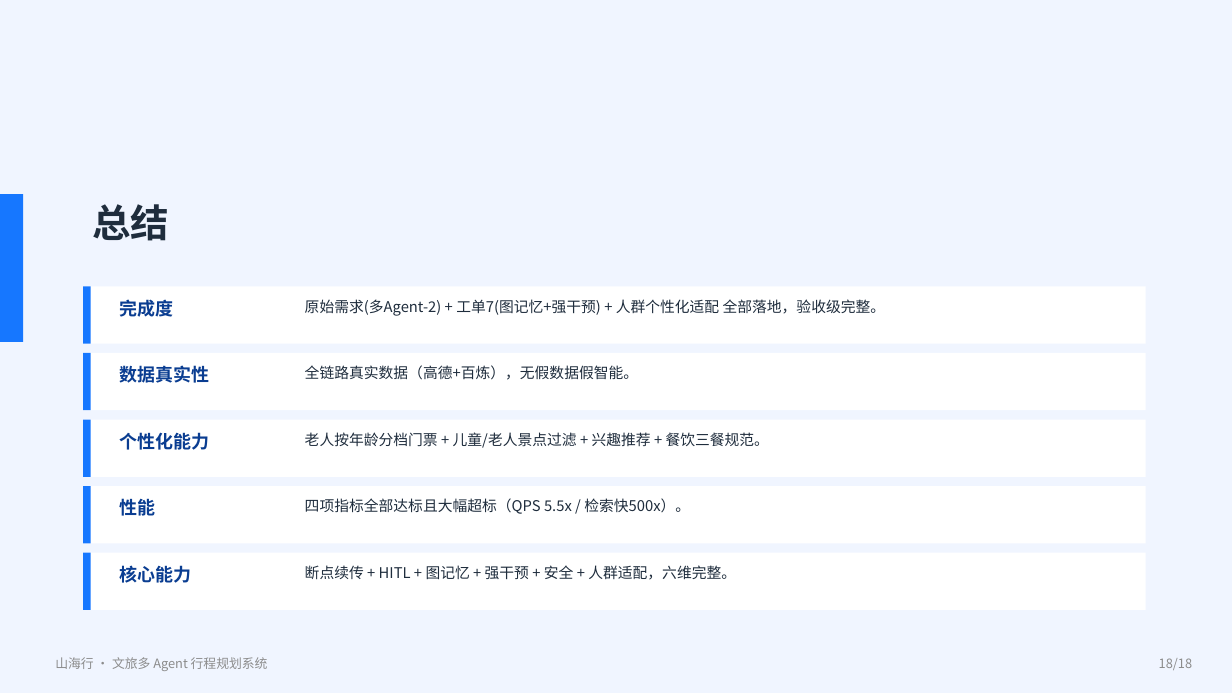
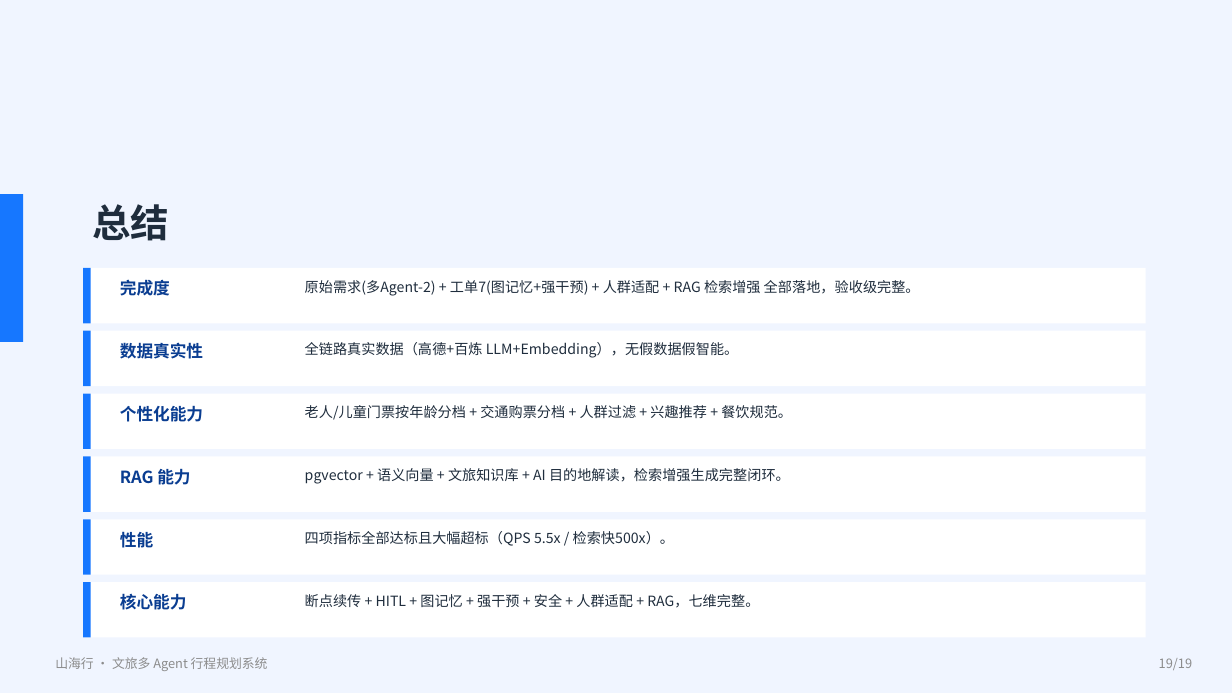
Before and after one commit to 1111776/wenlv, a slide deck: slide 19 of docs/项目讲解.pptx (slide 18 before the commit). Drawn at 1232x693 pixels with LibreOffice and Linux fonts; fonts in the diff are those of the drawing. Boxes give left, top, right and bottom in pixels: in the first picture for what was removed or moved away, otherwise in the second. Text is boxed around its words. In the diff, an @@ line names an element or a change of style, - is before the commit and + after.

Commit message:
docs: 项目讲解/架构图/PPT 全面更新至 v3.1，补充 RAG 与人群适配
- 项目讲解：新增 9 章(人群适配/RAG)、21 条需求、9 难点、11 张表、7 页面、7 场景
- 架构图详解：新增人群适配链路、RAG 检索链路两章，数据层加 pgvector、知识库
- PPT 19 页：新增 RAG 检索增强生成专页，痛点/架构/数据/流程/测试/决策/总结全部更新

```diff
--- a/docs/项目讲解.pptx
+++ b/docs/项目讲解.pptx
@@ text at (305,280,920,296): text changed; size 11.5 to 11 pt @@
-原始需求(多Agent-2) + 工单7(图记忆+强干预) + 人群个性化适配 全部落地，验收级完整。
+原始需求(多Agent-2) + 工单7(图记忆+强干预) + 人群适配 + RAG 检索增强 全部落地，验收级完整。
@@ 4 rectangles, 1 text: place and size @@
-4 rectangles, 1 text at (83,287,1146,410)
+4 rectangles, 1 text at (83,268,1146,386)
@@ text at (305,342,739,358): text changed; size 11.5 to 11 pt @@
-全链路真实数据（高德+百炼），无假数据假智能。
+全链路真实数据（高德+百炼 LLM+Embedding），无假数据假智能。
@@ 2 texts, 2 rectangles: place and size @@
-2 texts, 2 rectangles at (83,365,1146,477)
+2 texts, 2 rectangles at (83,343,1146,449)
@@ text at (305,405,792,420): text changed; size 11.5 to 11 pt @@
-老人按年龄分档门票 + 儿童/老人景点过滤 + 兴趣推荐 + 餐饮三餐规范。
+老人/儿童门票按年龄分档 + 交通购票分档 + 人群过滤 + 兴趣推荐 + 餐饮规范。
@@ rectangle: place and size @@
-rectangle at (83,486,1146,543)
+rectangle at (83,457,1146,512)
@@ rectangle: place and size @@
-rectangle at (83,486,91,543)
+rectangle at (83,457,91,512)
@@ text added at (120,469,190,485), 13 pt, text #0A3D91, bold @@
+RAG 能力
@@ text added at (305,468,790,484), 11 pt, text #1F2D3D @@
+pgvector + 语义向量 + 文旅知识库 + AI 目的地解读，检索增强生成完整闭环。
@@ rectangle added at (83,519,1146,575), fill #FFFFFF @@
@@ rectangle added at (83,519,91,575), fill #1677FF @@
@@ size 14 to 13 pt in 5 elements at (120,280,170,296), (120,343,203,359), (120,405,203,422), (120,593,187,610), (120,532,153,548) @@
@@ text "四项指标全部达标且大幅超标（QPS 5.5x / 检索快500x）。" at (305,531,674,546): size 11.5 to 11 pt @@
@@ 3 texts, 2 rectangles: place and size @@
-3 texts, 2 rectangles at (83,498,1146,610)
+3 texts, 2 rectangles at (83,531,1146,638)
@@ text at (305,594,759,608): text changed; size 11.5 to 11 pt @@
-断点续传 + HITL + 图记忆 + 强干预 + 安全 + 人群适配，六维完整。
+断点续传 + HITL + 图记忆 + 强干预 + 安全 + 人群适配 + RAG，七维完整。
@@ text at (1159,658,1192,670): text changed @@
-18/18
+19/19
```
Also in this commit, not shown: 17 other slides changed, 1 slide added, 3 other files.
